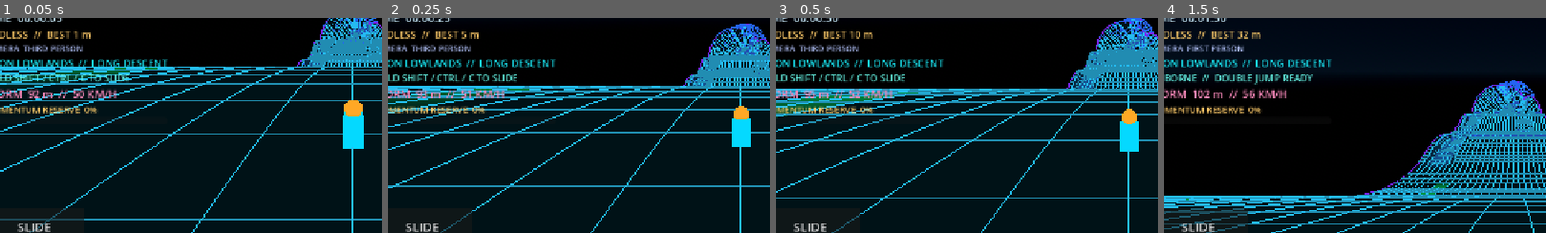
Above: before the commit, frames 1-4 (left to right).
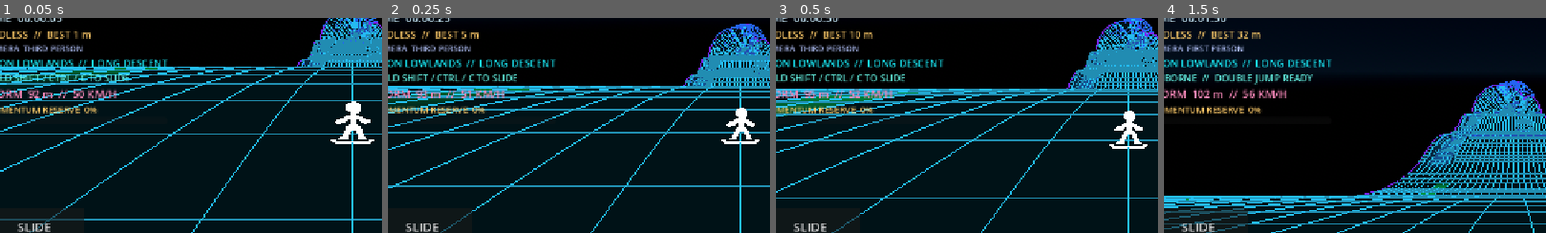
Above: after the commit, the same moments.

Repository: Unborne-Fetus/Cracked
Game: Godot game, scene res://scenes/main.tscn
Same seed, same stepped clock (60 frames per second), same inputs: the game is played once before the commit and once after it.
Inputs (mouse positions are % of the whole screen's width and height, from its top left):
- Up to frame 1 (0.05 s): no input
- Up to frame 2 (0.25 s): no input
- Up to frame 3 (0.5 s): no input
- Up to frame 4 (1.5 s): tap Enter at 0.5 s; move the mouse to (72, 45) at 0.52 s; hold Right 0.53-1.25 s; tap Tab at 0.6 s; click (72, 45) at 0.67 s; tap Space at 0.77 s; drag from (30, 55) to (45, 70) at 1.27 s
The pictures show only the part of the screen within x 4-54%, y 28-78%; the shares and areas given below are measured in that part.

The runs differ from the first frame. In frame 1, 1.4% of the frame differs, in the area x 86-98%, y 38-61%; in frame 2, 1.0%; in frame 3, 1.0%; in frame 4, nothing differs.

Commit message:
Replace placeholder player with approved monochrome pixel hoverboard rider

Diff:
--- a/scripts/game.gd
+++ b/scripts/game.gd
@@ -27,7 +27,6 @@
 var extras_button: Button
 var extra_items: Array[Control] = []
 var mode_picker: OptionButton
-var cosmetic_picker: OptionButton
 var profile_label: Label
 var stats_label: Label
 var binding_action := ""
@@ -336,6 +335,7 @@
 		var heading := (-view_camera.basis.z).slerp(-camera_goal.z, 1.0 - exp(-delta * 11.0))
 		view_camera.basis = _level_camera_basis(heading)
 	view_camera.fov = lerpf(view_camera.fov, clampf(78.0 + runner.speed * 0.10, 78.0, 98.0), 1.0 - exp(-delta * 4.0))
+	runner.update_rider_sprite(view_camera)
 
 func _speed_display(meters_per_second: float) -> int:
 	return int(meters_per_second * (2.2369362921 if imperial else 3.6))
@@ -940,11 +940,9 @@
 	profile_replay_button.custom_minimum_size.y = 36
 	profile_replay_button.pressed.connect(_start_replay)
 	_add_extra(profile_replay_button)
-	cosmetic_picker = OptionButton.new()
-	for name_value in ["Cyan", "Amber", "Violet", "Emerald"]:
-		cosmetic_picker.add_item(name_value)
-	cosmetic_picker.item_selected.connect(func(i: int) -> void: extras.cosmetic = i; runner.apply_cosmetic(i); extras.save_profile())
-	_add_extra(cosmetic_picker)
+	# Cosmetic unlock data stays in the profile. The first approved rider
+	# is a single white sprite set, so defer palette selection for now.
+	extras_page.add_child(_label("RIDER  //  WHITE SILHOUETTE", 14, Color(0.76, 0.94, 1.0)))
 	binding_picker = OptionButton.new()
 	for name_value in ["left", "right", "slide", "jump", "dive", "camera", "recenter", "restart"]:
 		binding_picker.add_item(name_value)
@@ -1012,9 +1010,6 @@
 func _refresh_profile() -> void:
 	if not is_instance_valid(profile_label):
 		return
-	for i in range(cosmetic_picker.item_count):
-		cosmetic_picker.set_item_disabled(i, not extras.cosmetic_unlocked(i))
-	cosmetic_picker.select(extras.cosmetic)
 	var action := binding_picker.get_item_text(binding_picker.selected)
 	var key_text := str(extras.keys.get(action, []))
 	var pad_text := str(extras.pads.get(action, []))
--- /dev/null
+++ b/scripts/rider_sprites.gd
@@ -0,0 +1,27 @@
+extends RefCounted
+## 36 x 32 monochrome frames sampled from the approved hoverboard concept.
+## Every occupied pixel is solid white; every other pixel is transparent.
+const WIDTH := 36
+const HEIGHT := 32
+const CRUISE := 0
+const CARVE := 1
+const BOOST := 2
+const PIXEL_SIZE := 1.87 / 26.0
+const ROWS = [
+	[0x000000000, 0x000000000, 0x000000000, 0x000000000, 0x000000000, 0x000000000, 0x000070000, 0x0001f8000, 0x0003fc000, 0x0003fc000, 0x0003fc000, 0x0001fc000, 0x0000f8000, 0x0000f0000, 0x0003f8000, 0x0007fe000, 0x003fff800, 0x007ef7e00, 0x00fcf3e00, 0x0060f0c00, 0x0001f8000, 0x0003fc000, 0x0003fe000, 0x00078e000, 0x00070e000, 0x000f07000, 0x000e07000, 0x003e07800, 0x007e07c00, 0x0700001c0, 0x03fffff80, 0x01fffff00],
+	[0x000000000, 0x000000000, 0x000000000, 0x000000000, 0x000000000, 0x000000000, 0x000000000, 0x000000000, 0x000000000, 0x000000000, 0x000007800, 0x00000fc00, 0x00001fe00, 0x001e1fe00, 0x01ffdfe00, 0x03ffffe00, 0x0381ffc00, 0x0001ff800, 0x0003ff000, 0x0007ff800, 0x000fe3c00, 0x001fe1e00, 0x001ff8f00, 0x001ffe700, 0x000c3e380, 0x003e0e380, 0x0e7e07000, 0x07000fc00, 0x03ff01c00, 0x00ffff070, 0x0003fffe0, 0x00000ffc0],
+	[0x000000000, 0x000000000, 0x000000000, 0x000000000, 0x000000000, 0x000000000, 0x000000000, 0x000000000, 0x000000000, 0x0000003c0, 0x0000007e0, 0x000000ff0, 0x000000ff0, 0x000000ff0, 0x0003ffff0, 0x001ffffe0, 0x003f9ffc0, 0x001c1f800, 0x00003f800, 0x00007e000, 0x0000fc000, 0x0001f8000, 0x0001ff800, 0x0007cfc00, 0x001f83c00, 0x003f03800, 0x00f807000, 0x01f00f800, 0x01f00f800, 0x0c00001c0, 0x07fffff00, 0x03ffffe00],
+]
+
+static func make_textures() -> Array[Texture2D]:
+	var textures: Array[Texture2D] = []
+	for rows in ROWS:
+		var image := Image.create(WIDTH, HEIGHT, false, Image.FORMAT_RGBA8)
+		image.fill(Color.TRANSPARENT)
+		for y in range(HEIGHT):
+			var bits: int = rows[y]
+			for x in range(WIDTH):
+				if (bits & (1 << (WIDTH - 1 - x))) != 0:
+					image.set_pixel(x, y, Color.WHITE)
+		textures.append(ImageTexture.create_from_image(image))
+	return textures
--- a/scripts/runner.gd
+++ b/scripts/runner.gd
@@ -68,8 +68,11 @@
 var perfect_landings := 0
 var dive_landings := 0
 var double_jumps := 0
-var body_material: StandardMaterial3D
-var visor_material: StandardMaterial3D
+const RiderSprites = preload("res://scripts/rider_sprites.gd")
+var rider_sprite: Sprite3D
+var rider_textures: Array[Texture2D] = []
+var rider_pose := RiderSprites.CRUISE
+var rider_facing_left := false
 var key_bindings: Dictionary = {}
 var pad_bindings: Dictionary = {}
 var momentum_reserve := 0.0
@@ -85,29 +88,45 @@
 func _ready() -> void:
 	avatar = Node3D.new()
 	add_child(avatar)
-	var cyan := StandardMaterial3D.new()
-	cyan.shading_mode = BaseMaterial3D.SHADING_MODE_UNSHADED
-	cyan.albedo_color = Color(0.04, 0.85, 1.0)
-	var pink := StandardMaterial3D.new()
-	pink.shading_mode = BaseMaterial3D.SHADING_MODE_UNSHADED
-	pink.albedo_color = Color(1.0, 0.14, 0.56)
-	var body := MeshInstance3D.new()
-	var mesh := BoxMesh.new()
-	mesh.size = Vector3(0.8, 1.25, 0.8)
-	body.mesh = mesh
-	body.position.y = 0.64
-	body_material = cyan
-	body.material_override = cyan
-	avatar.add_child(body)
-	var visor := MeshInstance3D.new()
-	var sphere := SphereMesh.new()
-	sphere.radius = 0.37
-	sphere.height = 0.74
-	visor.mesh = sphere
-	visor.position = Vector3(0, 1.5, -0.15)
-	visor_material = pink
-	visor.material_override = pink
-	avatar.add_child(visor)
+	rider_textures = RiderSprites.make_textures()
+	rider_sprite = Sprite3D.new()
+	rider_sprite.name = "PixelHoverboardRider"
+	rider_sprite.texture = rider_textures[RiderSprites.CRUISE]
+	rider_sprite.pixel_size = RiderSprites.PIXEL_SIZE
+	rider_sprite.position.y = RiderSprites.HEIGHT * RiderSprites.PIXEL_SIZE * 0.5
+	rider_sprite.texture_filter = BaseMaterial3D.TEXTURE_FILTER_NEAREST
+	rider_sprite.shaded = false
+	rider_sprite.double_sided = true
+	rider_sprite.alpha_cut = SpriteBase3D.ALPHA_CUT_DISCARD
+	avatar.add_child(rider_sprite)
+
+func update_rider_sprite(camera: Camera3D) -> void:
+	if not is_instance_valid(rider_sprite):
+		return
+	# Preserve the physical bank-relative up axis. Face the camera only
+	# around that axis, so the sprite never disappears edge-on or turns
+	# upright during a wall/ceiling ride.
+	var relative := avatar.to_local(camera.global_position)
+	if Vector2(relative.x, relative.z).length_squared() > 0.0001:
+		rider_sprite.rotation.y = atan2(relative.x, relative.z)
+	var next_pose := RiderSprites.CRUISE
+	if not grounded:
+		next_pose = RiderSprites.BOOST if diving else RiderSprites.CARVE
+	elif is_sliding:
+		next_pose = RiderSprites.BOOST if speed >= 90.0 and absf(lateral_speed) < 5.0 else RiderSprites.CARVE
+	if next_pose != rider_pose:
+		rider_pose = next_pose
+		rider_sprite.texture = rider_textures[rider_pose]
+	# Hysteresis avoids rapid mirroring when the steering input is neutral.
+	if grounded and absf(lateral_speed) > 2.5:
+		rider_facing_left = lateral_speed * screen_steer_sign < 0.0
+	rider_sprite.flip_h = rider_facing_left
+	# The original collision envelope is unchanged; sprite-only pitch
+	# expresses the jump/dive and never changes contact or momentum.
+	var tilt := 0.0
+	if not grounded:
+		tilt = -0.18 if diving else 0.12
+	rider_sprite.rotation.z = -tilt if rider_facing_left else tilt
 
 func reset_run(course: Node3D) -> void:
 	distance = 8.0
@@ -148,16 +167,20 @@
 	dive_seconds = 0.0
 	avatar.scale = Vector3.ONE
 	avatar.position = Vector3.ZERO
+	rider_pose = RiderSprites.CRUISE
+	rider_facing_left = false
+	rider_sprite.texture = rider_textures[rider_pose]
+	rider_sprite.flip_h = false
+	rider_sprite.rotation = Vector3.ZERO
 	sync_pose(course)
 
 func request_jump() -> void:
 	if not jumps_disabled:
 		queued_jump = true
 
-func apply_cosmetic(index: int) -> void:
-	var colors: Array[Color] = [Color(0.04, 0.85, 1.0), Color(1.0, 0.66, 0.15), Color(0.58, 0.28, 1.0), Color(0.15, 1.0, 0.52)]
-	body_material.albedo_color = colors[clampi(index, 0, 3)]
-	visor_material.albedo_color = colors[(clampi(index, 0, 3) + 1) % colors.size()]
+func apply_cosmetic(_index: int) -> void:
+	# Preserve saved unlocks, but the approved first set is monochrome.
+	rider_sprite.modulate = Color.WHITE
 
 func key_down(action: String, defaults: Array) -> bool:
 	for code in key_bindings.get(action, defaults):
--- a/tests/gameplay_rules.gd
+++ b/tests/gameplay_rules.gd
@@ -19,6 +19,46 @@
 	course.set("showcase_layout", true)
 	game.call("_restart")
 	await process_frame
+	# The new rider is real pixel art, not a block-and-sphere model.
+	var rider_visual: Sprite3D = runner.get("rider_sprite")
+	var rider_frames: Array = runner.get("rider_textures")
+	if rider_frames.size() != 3 or rider_visual.texture_filter != BaseMaterial3D.TEXTURE_FILTER_NEAREST:
+		_fail("Pixel rider is missing its three nearest-filtered pose textures.")
+		return
+	for texture_value in rider_frames:
+		var pixels: Image = texture_value.get_image()
+		if pixels.get_size() != Vector2i(36, 32):
+			_fail("Rider texture is not at the intended sprite resolution.")
+			return
+		var occupied := 0
+		for y in range(pixels.get_height()):
+			for x in range(pixels.get_width()):
+				var pixel := pixels.get_pixel(x, y)
+				if pixel.a > 0.0:
+					occupied += 1
+					if not pixel.is_equal_approx(Color.WHITE):
+						_fail("Pixel rider contains unwanted colored or shaded pixels.")
+						return
+		if occupied < 50:
+			_fail("Pixel rider pose is empty.")
+			return
+	var sprite_camera: Camera3D = game.get("view_camera")
+	runner.set("is_sliding", true)
+	runner.call("update_rider_sprite", sprite_camera)
+	if int(runner.get("rider_pose")) != 1:
+		_fail("Sliding did not select the carving sprite.")
+		return
+	runner.set("is_sliding", false)
+	runner.call("update_rider_sprite", sprite_camera)
+	if int(runner.get("rider_pose")) != 0:
+		_fail("Standing did not restore the cruising sprite.")
+		return
+	runner.call("set_first_person", true)
+	var sprite_avatar: Node3D = runner.get("avatar")
+	if sprite_avatar.visible:
+		_fail("Rider blocks the first-person view.")
+		return
+	runner.call("set_first_person", bool(game.get("first_person")))
 	if not bool(runner.call("can_slide_on_grade", 0.25)):
 		_fail("Uphill sliding must be available.")
 		return
